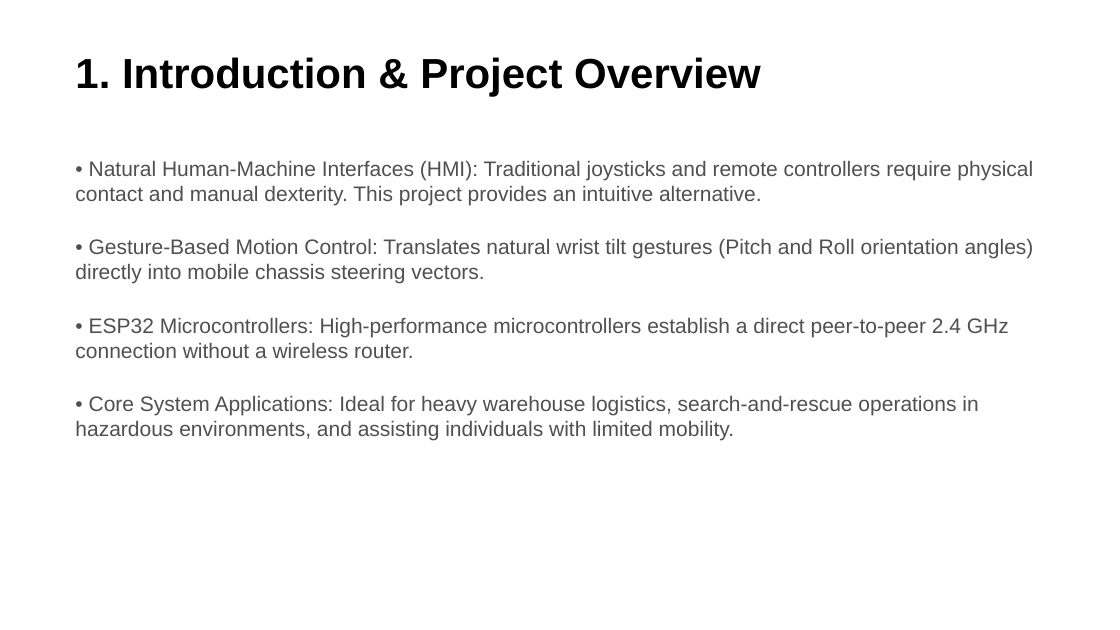
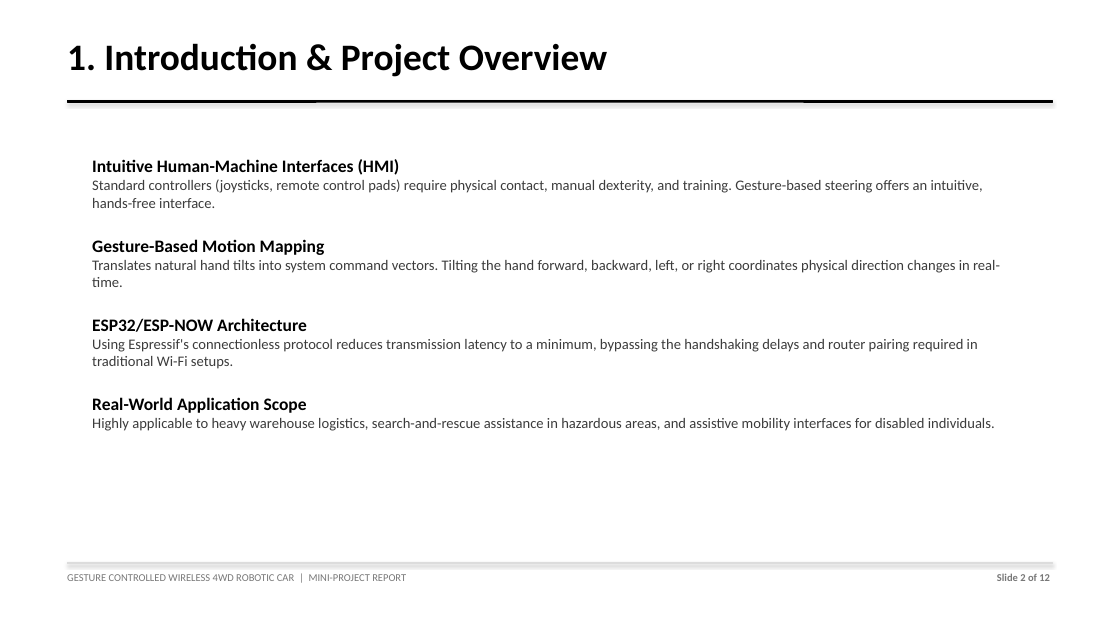
Before and after one commit to Biraj2004/Gesture-Controlled-Car, a slide deck: slide 2 of Gesture-Controlled-Car-Presentation.pptx. Drawn at 1120x630 pixels with LibreOffice and Linux fonts; fonts in the diff are those of the drawing. Boxes give left, top, right and bottom in pixels: in the first picture for what was removed or moved away, otherwise in the second. Text is boxed around its words. In the diff, an @@ line names an element or a change of style, - is before the commit and + after.

Commit message:
docs: clean up citations, resize system diagram, and remove redundant section labels in LaTeX documentation

```diff
--- a/Gesture-Controlled-Car-Presentation.pptx
+++ b/Gesture-Controlled-Car-Presentation.pptx
@@ text "1. Introduction & Project Overview": place and size @@
-text "1. Introduction & Project Overview" at [75,57,761,96]
+text "1. Introduction & Project Overview" at [67,43,607,77]
@@ text "1. Introduction & Project Overview" at [67,43,607,77]: size 36 to 32 pt, font Arial to Calibri @@
@@ rectangle added at [67,101,1053,102], fill #000000, outline #000000 0.75 pt @@
@@ text at [92,159,1000,431]: text changed; size 18 to 12.5 pt; font Arial to Calibri; text colour #505050 to #3C3C3C @@
-• Natural Human-Machine Interfaces (HMI): Traditional joysticks and remote controllers require physical contact and manual dexterity. This project provides an intuitive alternative.
-• Gesture-Based Motion Control: Translates natural wrist tilt gestures (Pitch and Roll orientation angles) directly into mobile chassis steering vectors.
-• ESP32 Microcontrollers: High-performance microcontrollers establish a direct peer-to-peer 2.4 GHz connection without a wireless router.
-• Core System Applications: Ideal for heavy warehouse logistics, search-and-rescue operations in hazardous environments, and assisting individuals with limited mobility.
+Intuitive Human-Machine Interfaces (HMI)
+Standard controllers (joysticks, remote control pads) require physical contact, manual dexterity, and training. Gesture-based steering offers an intuitive, hands-free interface.
+Gesture-Based Motion Mapping
+Translates natural hand tilts into system command vectors. Tilting the hand forward, backward, left, or right coordinates physical direction changes in real-time.
+ESP32/ESP-NOW Architecture
+Using Espressif's connectionless protocol reduces transmission latency to a minimum, bypassing the handshaking delays and router pairing required in traditional Wi-Fi setups.
+Real-World Application Scope
+Highly applicable to heavy warehouse logistics, search-and-rescue assistance in hazardous areas, and assistive mobility interfaces for disabled individuals.
@@ rectangle added at [67,563,1053,564], fill #DCDCDC, outline #DCDCDC 0.75 pt @@
@@ text added at [67,574,406,581], 9 pt, text #787878 @@
+GESTURE CONTROLLED WIRELESS 4WD ROBOTIC CAR | MINI-PROJECT REPORT
@@ text added at [997,573,1050,581], 9 pt, text #787878, bold @@
+Slide 2 of 12
```
Also in this commit, not shown: 10 other slides changed, 1 slide added, 1 slide removed, 2 other files.
